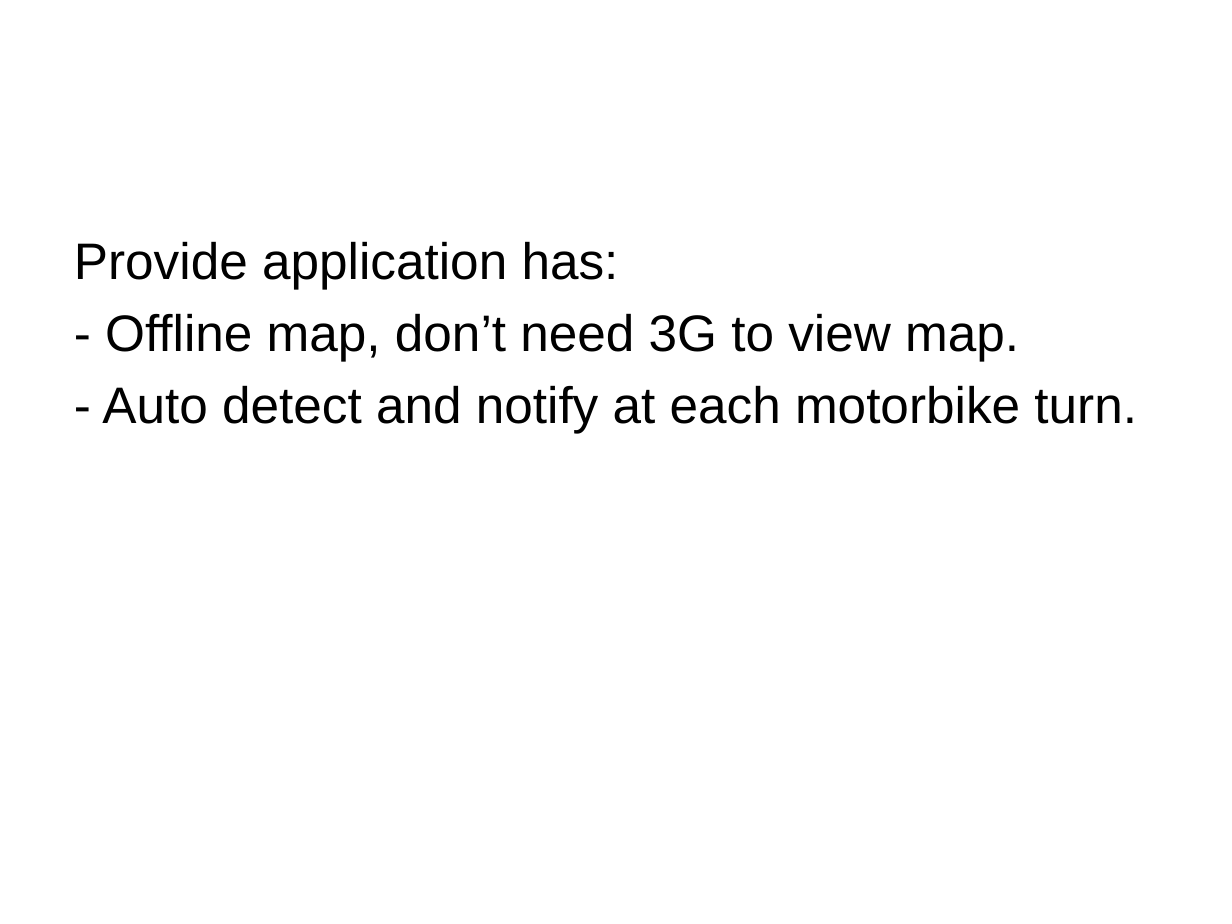
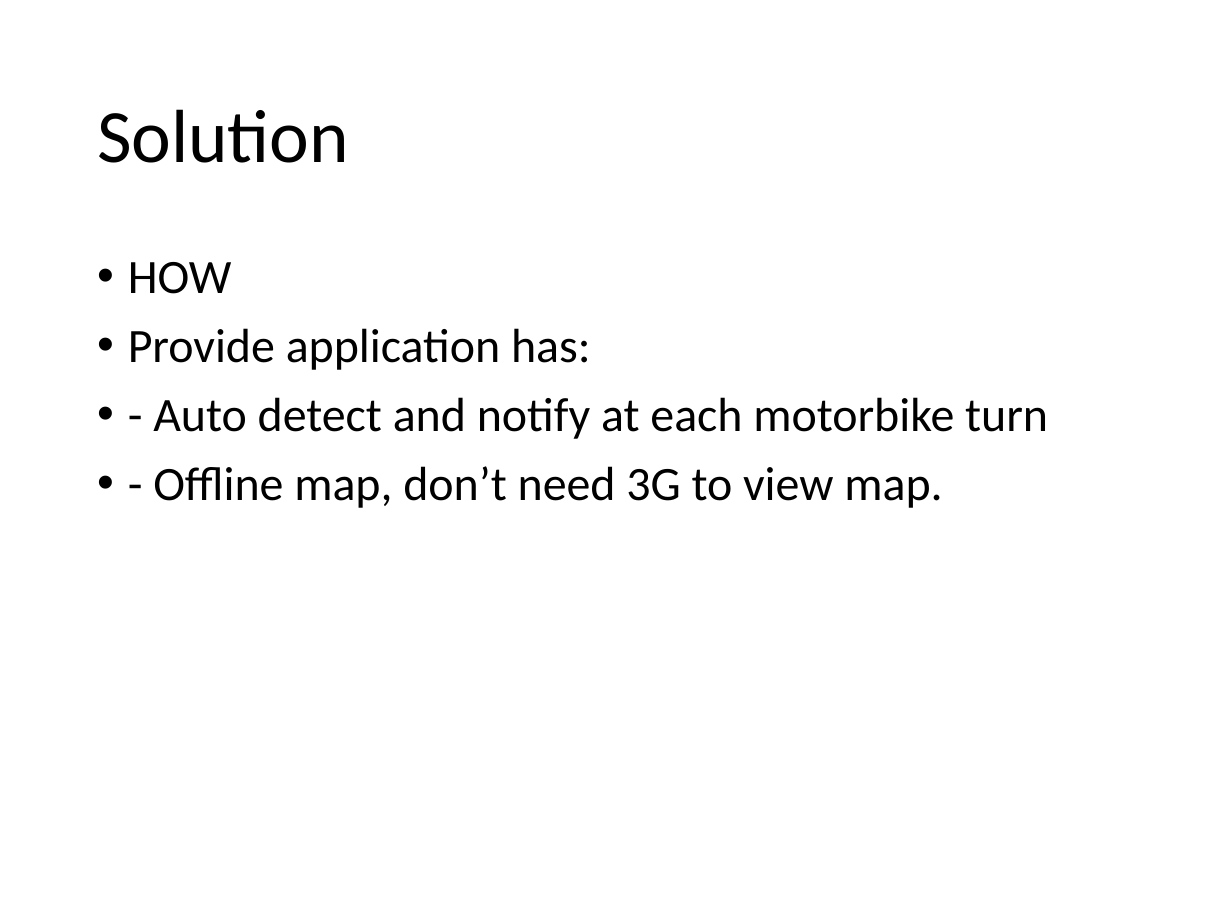
Before and after one commit to hqt/street-router, a slide deck: slide 33 of Document/presentation/full presentation.pptx. Drawn at 1232x924 pixels with LibreOffice and Linux fonts; fonts in the diff are those of the drawing. Boxes give left, top, right and bottom in pixels: in the first picture for what was removed or moved away, otherwise in the second. Text is boxed around its words. In the diff, an @@ line names an element or a change of style, - is before the commit and + after.

```diff
--- a/Document/presentation/full presentation.pptx
+++ b/Document/presentation/full presentation.pptx
@@ title added at (97,109,349,163), 44 pt, text #000000 @@
+Solution
@@ text "HOW": place and size @@
-text "HOW" at (74,241,1137,433)
+text "HOW" at (128,262,1048,508)
@@ text at (128,262,232,294): paragraph added @@
+• HOW
@@ text at (128,328,942,508): size 30 to 28 pt, font Arial to Calibri in "Provide application has:", "- Offline map, don’t need 3G to ..."; bullet none to •; line spacing 1 to 0.9; more space between paragraphs @@
@@ text at (102,385,1137,433): paragraph removed @@
-- Auto detect and notify at each motorbike turn.
@@ text at (153,397,1048,439): paragraph added @@
+• - Auto detect and notify at each motorbike turn
```
Also in this commit, not shown: 70 other slides changed, 3 slides added, 4 slides removed, 17 other files.
